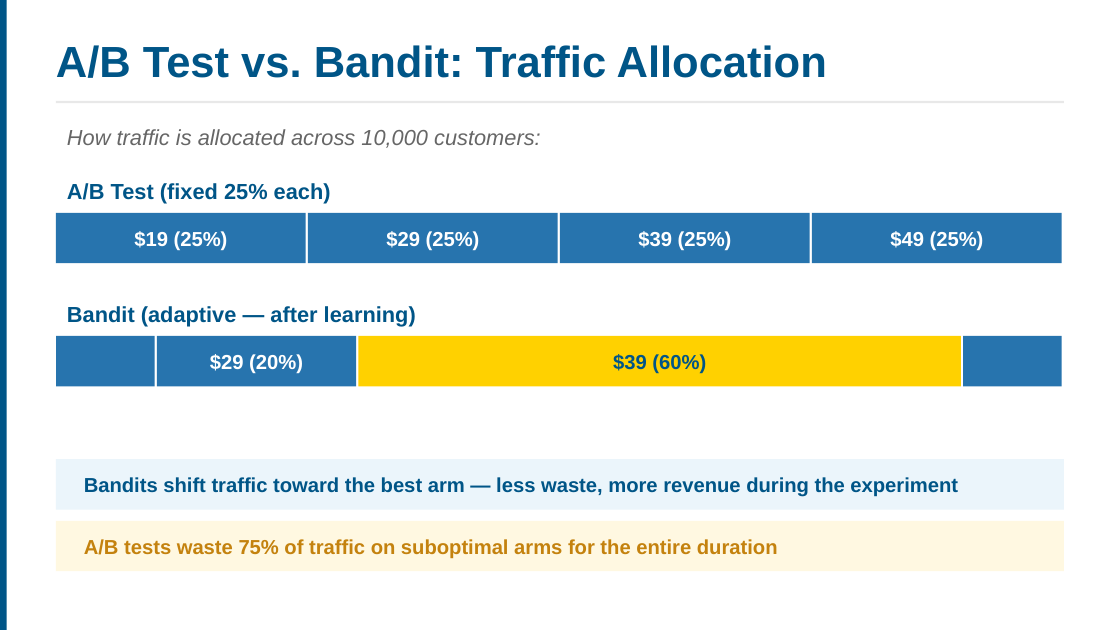
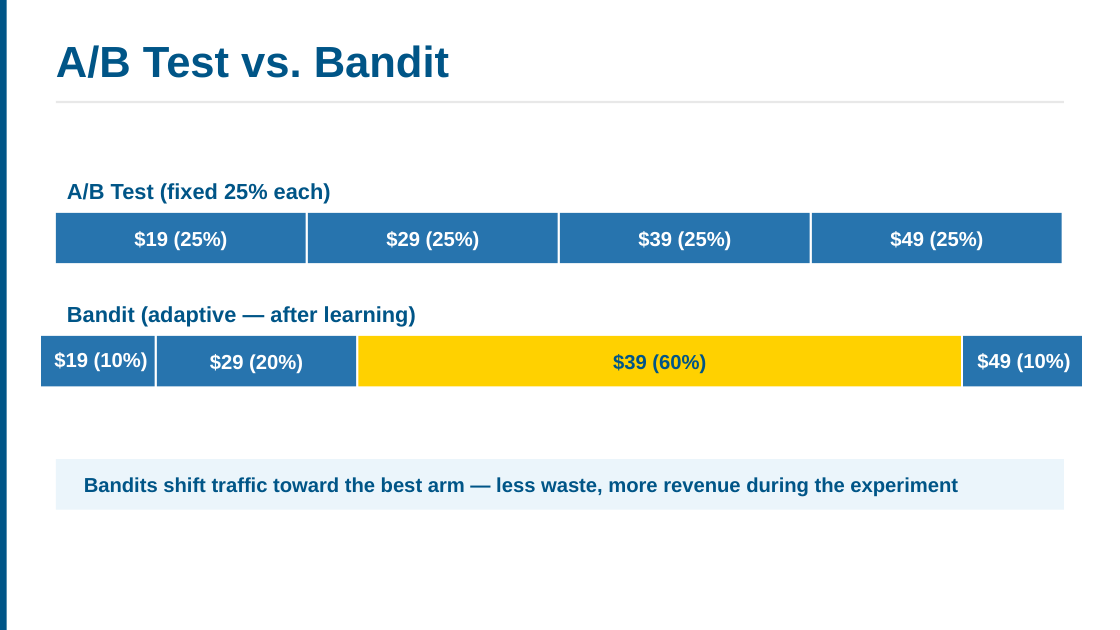
Before and after one commit to ucla-anderson-SSAI/SSAI, a slide deck: slide 14 of Slides/Week4.pptx (slide 10 before the commit). Drawn at 1120x630 pixels with LibreOffice and Linux fonts; fonts in the diff are those of the drawing. Boxes give left, top, right and bottom in pixels: in the first picture for what was removed or moved away, otherwise in the second. Text is boxed around its words. In the diff, an @@ line names an element or a change of style, - is before the commit and + after.

```diff
--- a/Slides/Week4.pptx
+++ b/Slides/Week4.pptx
@@ text at (x1=56, y1=45, x2=449, y2=78): text changed @@
-A/B Test vs. Bandit: Traffic Allocation
+A/B Test vs. Bandit
@@ text removed at (x1=67, y1=129, x2=541, y2=148) @@
-How traffic is allocated across 10,000 customers:
@@ rectangle resized from (x1=56, y1=336, x2=155, y2=386) to (x1=41, y1=336, x2=155, y2=386) @@
@@ text added at (x1=54, y1=352, x2=148, y2=372), 13 pt, text #FFFFFF, bold @@
+$19 (10%)
@@ rectangle resized from (x1=963, y1=336, x2=1062, y2=386) to (x1=963, y1=336, x2=1082, y2=386) @@
@@ text added at (x1=977, y1=353, x2=1071, y2=373), 13 pt, text #FFFFFF, bold @@
+$49 (10%)
@@ rectangle removed at (x1=56, y1=521, x2=1064, y2=571) @@
@@ text removed at (x1=84, y1=539, x2=778, y2=559) @@
-A/B tests waste 75% of traffic on suboptimal arms for the entire duration
```
Also in this commit, not shown: 16 other slides changed, 1 slide added, 11 slides removed, 19 other files.
